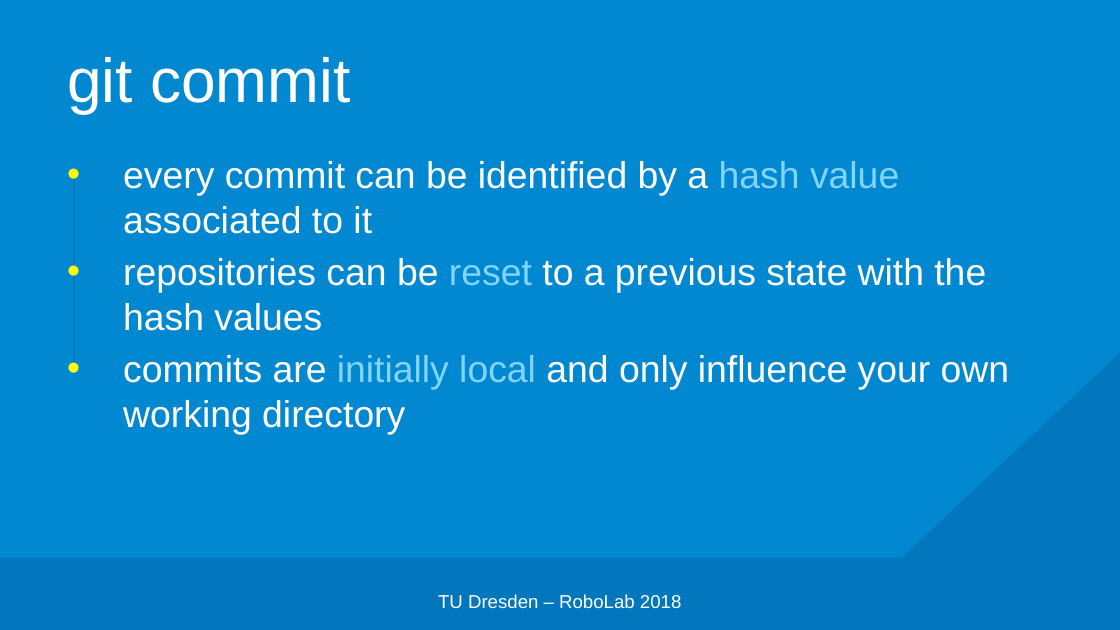
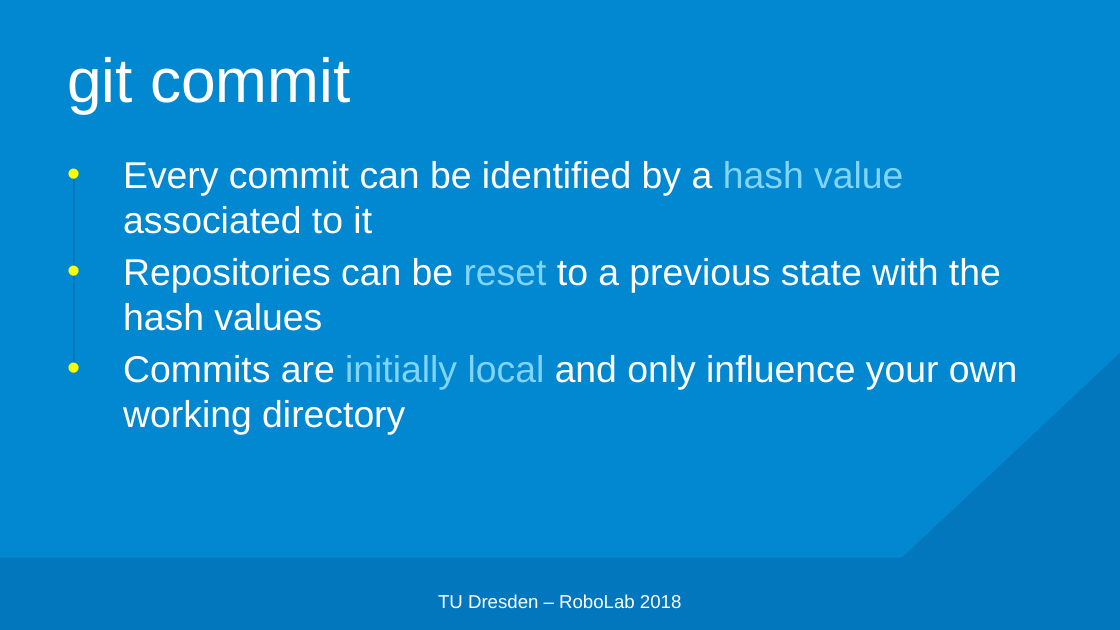
Before and after one commit to edisontrent1337/gitslides, a slide deck: slide 23 of Git.pptx. Drawn at 1120x630 pixels with LibreOffice and Linux fonts; fonts in the diff are those of the drawing; background and template pictures are left out. Boxes give left, top, right and bottom in pixels: in the first picture for what was removed or moved away, otherwise in the second. Text is boxed around its words. In the diff, an @@ line names an element or a change of style, - is before the commit and + after.

```diff
--- a/Git.pptx
+++ b/Git.pptx
@@ text at bbox=[123, 161, 1017, 435]: text changed @@
-• every commit can be identified by a hash value associated to it
-• repositories can be reset to a previous state with the hash values
-• commits are initially local and only influence your own working directory
+• Every commit can be identified by a hash value associated to it
+• Repositories can be reset to a previous state with the hash values
+• Commits are initially local and only influence your own working directory
```
Also in this commit, not shown: 26 other slides changed, 1 other file.
